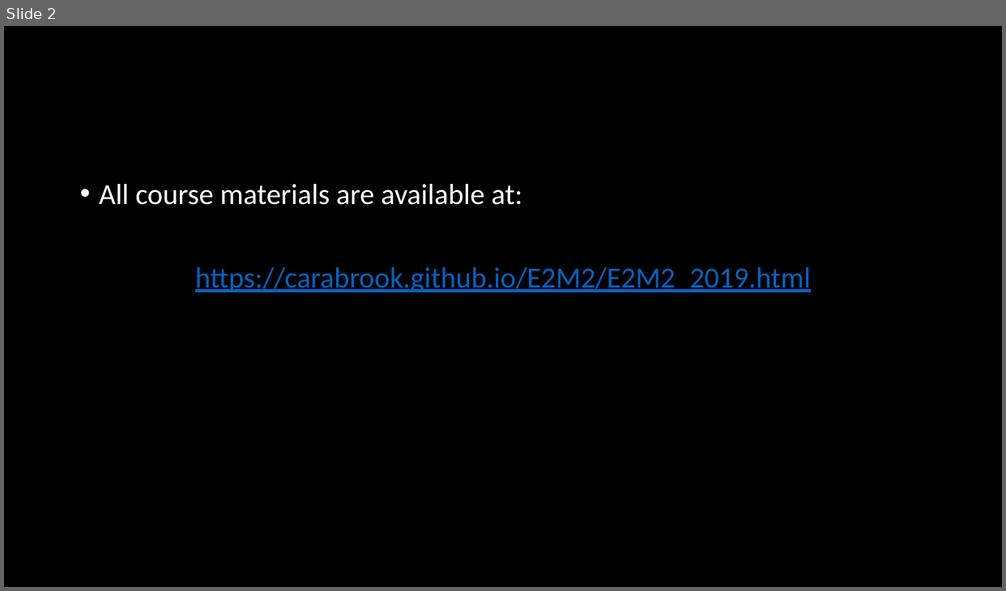
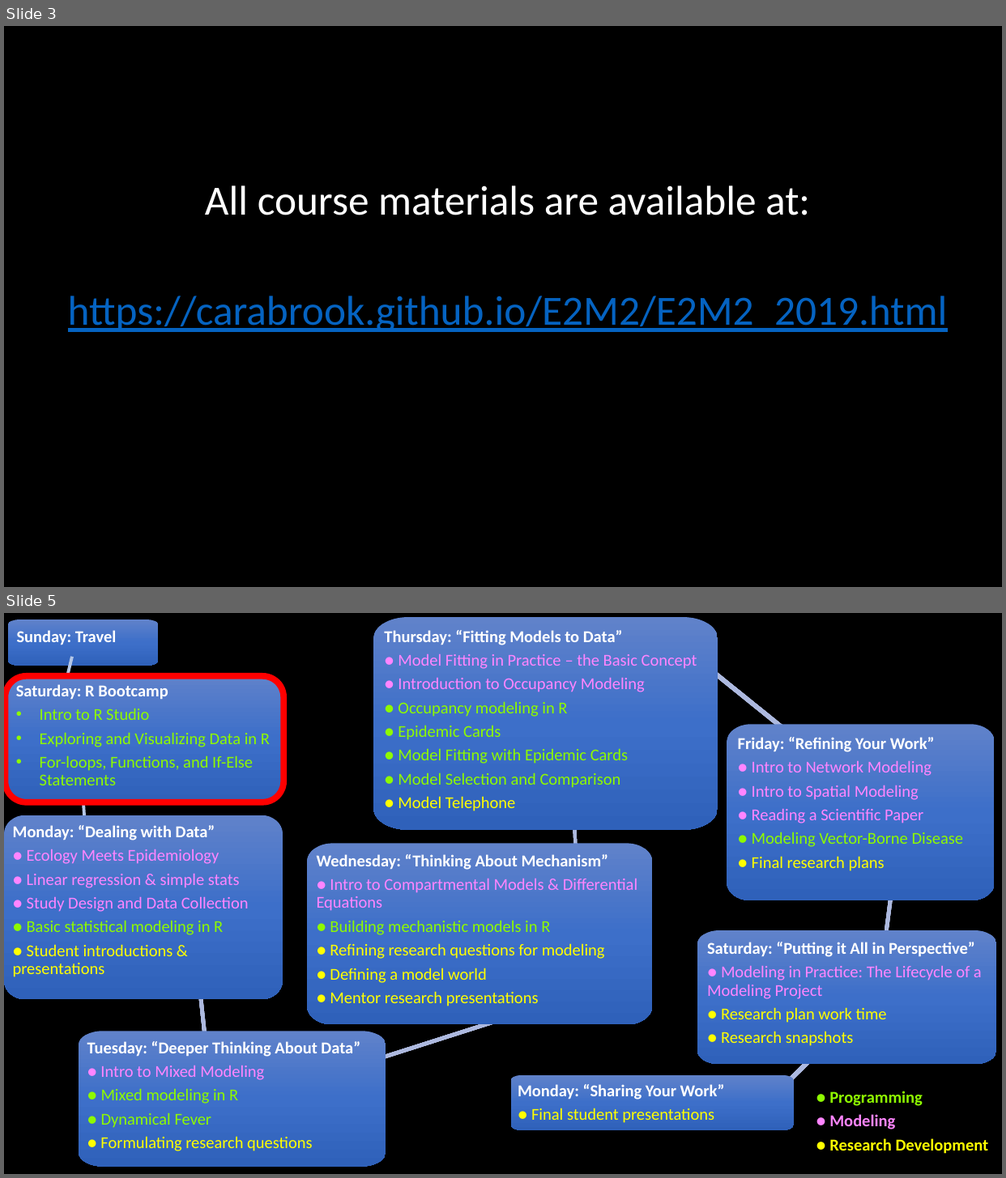
Before and after one commit to brooklabteam/E2M2, a slide deck: E2M2-2019/E2M2_R_Bootcamp_opening.pptx. Shown one above the other, each under a label of ours: slide 2 before the commit, slides 3 and 5 after it; the slides between them are not shown. The pictures are 1006x591 and 1006x1178 pixels, drawn with LibreOffice and Linux fonts; fonts in the diff are those of the drawing. Boxes give left, top, right and bottom in pixels: in the first picture for what was removed or moved away, otherwise in the second. Text is boxed around its words. In the diff, an @@ line names an element or a change of style, - is before the commit and + after.

```diff
--- a/E2M2-2019/E2M2_R_Bootcamp_opening.pptx
+++ b/E2M2-2019/E2M2_R_Bootcamp_opening.pptx
@@ slide 5 added at [4,613,1002,1174], background #000000 @@
@@ freeform shape added at [9,619,158,666], fill gradient #6183CB to #3E70CA to #3062BB, 16 pt, text #FFFFFF, bold @@
+Sunday: Travel
@@ line added from (72, 657) to (68, 676), #B4C7E7 3 pt @@
@@ rounded rectangle added at [6,676,284,803], outline #FF0000 6 pt @@
@@ freeform shape added at [8,675,283,803], fill gradient #6183CB to #3E70CA to #3062BB, 16 pt, text #8EFA00 @@
+Saturday: R Bootcamp
+• Intro to R Studio
+• Exploring and Visualizing Data in R
+• For-loops, Functions, and If-Else Statements
@@ line added from (83, 796) to (86, 838), #B4C7E7 3 pt @@
@@ line added from (74, 821) to (73, 855), #B4C7E7 3 pt @@
@@ group added at [4,618,997,1167]: 7 freeform shapes, 6 rectangles @@
+Monday: “Dealing with Data”
+● Ecology Meets Epidemiology
+● Linear regression & simple stats
+● Study Design and Data Collection
+● Basic statistical modeling in R
+● Student introductions & presentations
+Tuesday: “Deeper Thinking About Data”
+● Intro to Mixed Modeling
+● Mixed modeling in R
+● Dynamical Fever
+● Formulating research questions
+Thursday: “Fitting Models to Data”
+● Model Fitting in Practice – the Basic Concept
+● Introduction to Occupancy Modeling
+● Occupancy modeling in R
+● Epidemic Cards
+● Model Fitting with Epidemic Cards
+● Model Selection and Comparison
+● Model Telephone
+Friday: “Refining Your Work”
+● Intro to Network Modeling
+● Intro to Spatial Modeling
+● Reading a Scientific Paper
+● Modeling Vector-Borne Disease
+● Final research plans
+Saturday: “Putting it All in Perspective”
+● Modeling in Practice: The Lifecycle of a Modeling Project
+● Research plan work time
+● Research snapshots
+Monday: “Sharing Your Work”
+● Final student presentations
+Wednesday: “Thinking About Mechanism”
+● Intro to Compartmental Models & Differential Equations
+● Building mechanistic models in R
+● Refining research questions for modeling
+● Defining a model world
+● Mentor research presentations
@@ free added at [808,1081,1002,1153], 16 pt, text #FFFF00, bold @@
+● Programming
+● Modeling
+● Research Development
@@ what was slide 2 is now slide 3 @@
@@ slide 3 changed as well @@
@@ text "All course materials are available ...": place and size @@
-text "All course materials are available ..." at [99,184,811,292]
+text "All course materials are available ..." at [68,186,948,332]
@@ text "All course materials are available ..." at [68,186,948,332]: size 28 to 40 pt; alignment left to centre; bullet • to none @@
```
Also in this commit, not shown: 2 other slides changed, 2 other slides added, 22 other files.
